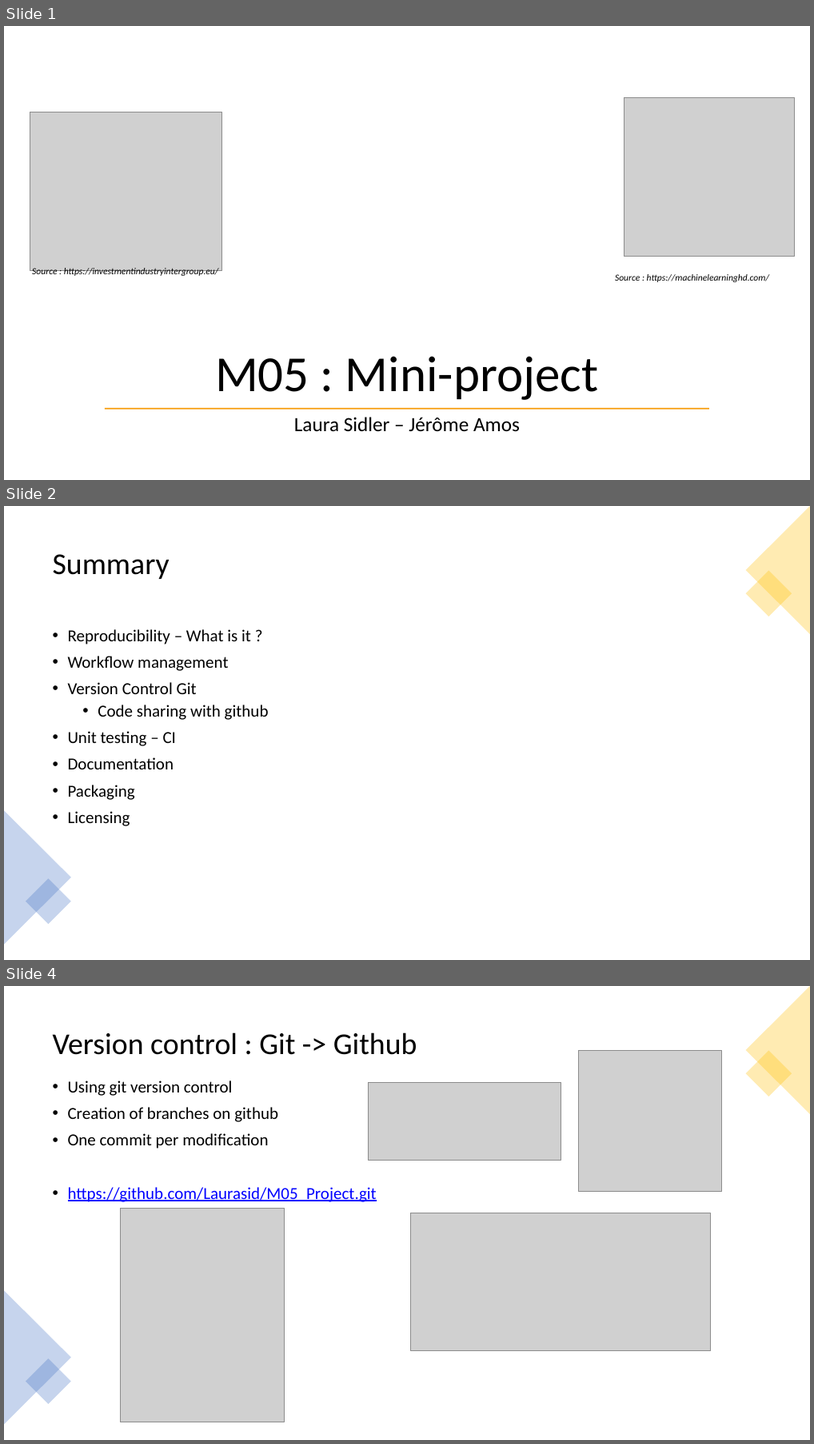
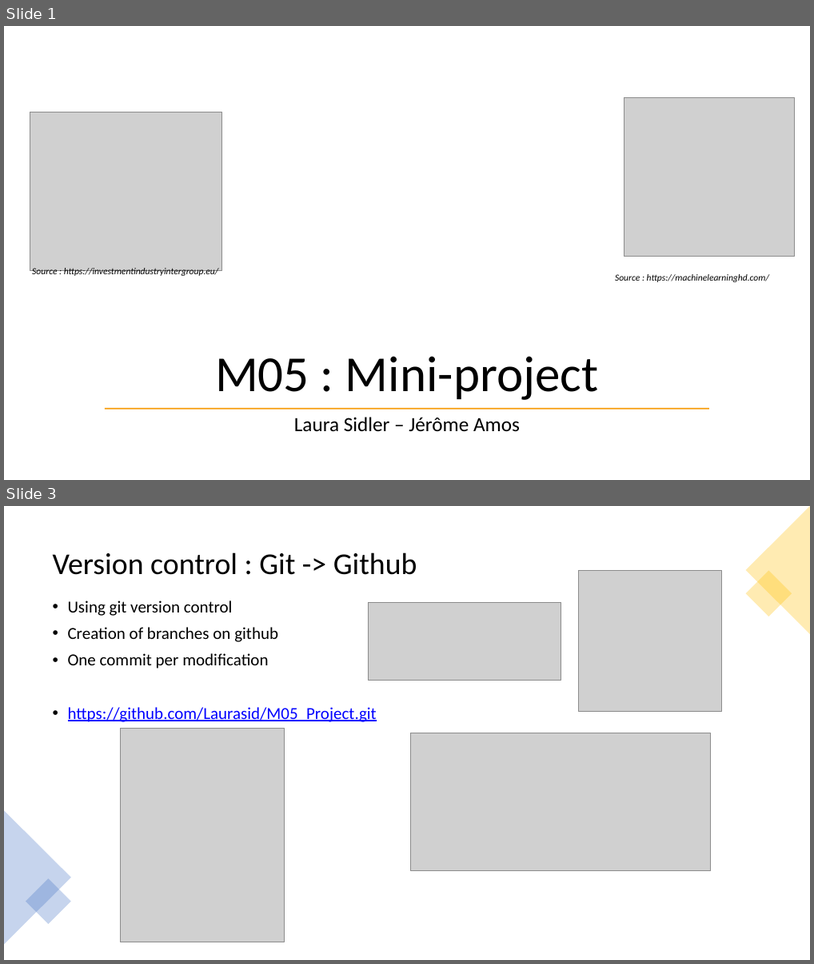
Before and after one commit to Laurasid/M05_Project, a slide deck: pres_full.pptx. Shown one above the other, each under a label of ours: slides 1, 2 and 4 before the commit, slides 1 and 3 after it; the slides between them are not shown. The pictures are 814x1444 and 814x964 pixels, drawn with LibreOffice and Linux fonts; fonts in the diff are those of the drawing; grey boxes stand for pictures. Boxes give left, top, right and bottom in pixels: in the first picture for what was removed or moved away, otherwise in the second. Text is boxed around its words. In the diff, an @@ line names an element or a change of style, - is before the commit and + after.

```diff
--- a/pres_full.pptx
+++ b/pres_full.pptx
@@ slide 2 removed at (x1=4, y1=506, x2=810, y2=960), background #FFFFFF @@
@@ triangle removed at (x1=746, y1=506, x2=810, y2=634) @@
@@ title removed at (x1=53, y1=554, x2=170, y2=579) @@
-Summary
@@ rectangle removed at (x1=746, y1=571, x2=792, y2=617) @@
@@ text removed at (x1=68, y1=629, x2=269, y2=826) @@
-• Reproducibility – What is it ?
-• Workflow management
-• Version Control Git
-  • Code sharing with github
-• Unit testing – CI
-• Documentation
-• Packaging
-• Licensing
@@ triangle removed at (x1=4, y1=810, x2=71, y2=944) @@
@@ rectangle removed at (x1=26, y1=878, x2=71, y2=924) @@
@@ what was slide 4 is now slide 3 @@
```
Also in this commit, not shown: 2 slides changed, 2 slides added.
